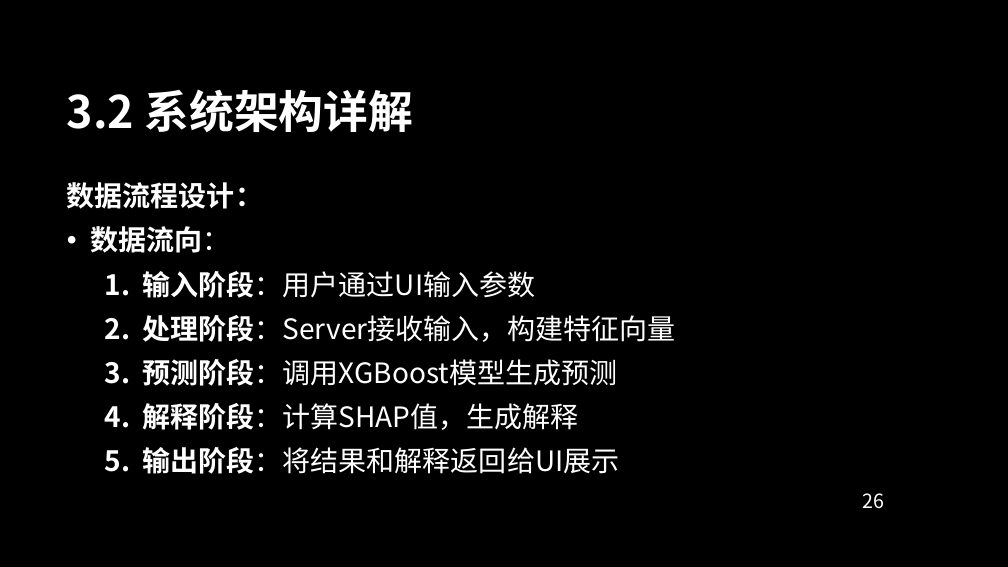
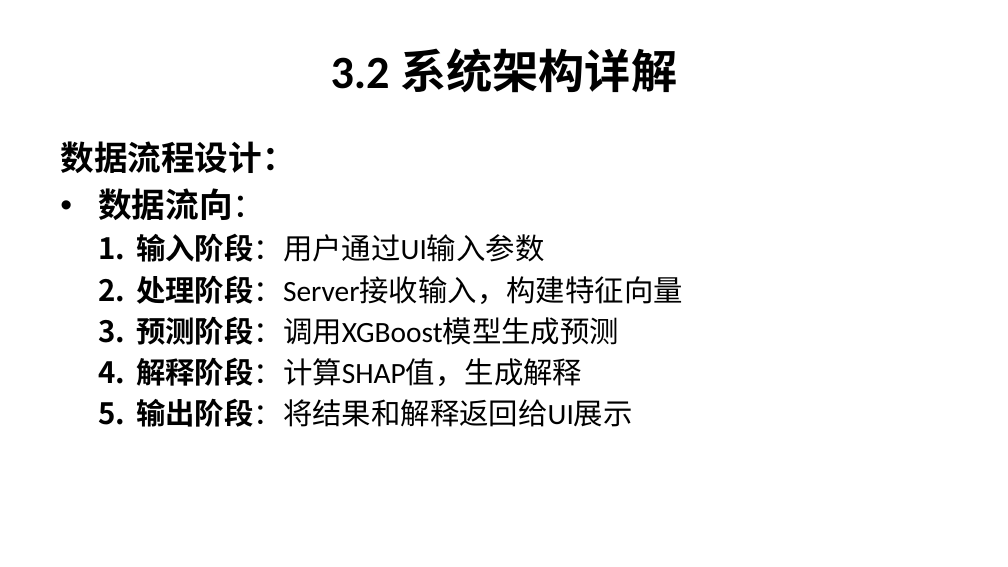
Before and after one commit to Kiriny1999/analysis-ic-model, a slide deck: slide 26 of shiny_app_documentation.pptx. Drawn at 1008x567 pixels with LibreOffice and Linux fonts; fonts in the diff are those of the drawing; background and template pictures are left out. Boxes give left, top, right and bottom in pixels: in the first picture for what was removed or moved away, otherwise in the second. Text is boxed around its words. In the diff, an @@ line names an element or a change of style, - is before the commit and + after.

```diff
--- a/shiny_app_documentation.pptx
+++ b/shiny_app_documentation.pptx
@@ background picture (left out) to #FFFFFF @@
@@ title "3.2 系统架构详解" moved from (x1=67, y1=89, x2=413, y2=132) to (x1=331, y1=48, x2=677, y2=93) @@
@@ title "3.2 系统架构详解" at (x1=331, y1=48, x2=677, y2=93): size 32 to 33 pt, font Noto Sans CJK SC to Calibri, text colour #FFFFFF to #000000; alignment left to centre @@
@@ text "数据流程设计：" moved from (x1=67, y1=182, x2=676, y2=474) to (x1=60, y1=141, x2=683, y2=427) @@
@@ text "数据流程设计：" at (x1=60, y1=141, x2=683, y2=427): size 20 to 24 pt in "数据流程设计：", "数据流向："; font Noto Sans CJK SC to Calibri, text colour #FFFFFF to #000000; size 20 to 21 pt in "输入阶段：用户通过UI输入参数", "处理阶段：Server接收输入，构建特征向量", "预测阶段：调用XGBoost模型生成预测", "解释阶段：计算SHAP值，生成解释" and 1 more places; less space between paragraphs; indent changed; vertical alignment middle to top @@
@@ page number removed at (x1=862, y1=493, x2=884, y2=509) @@
-26
```
Also in this commit, not shown: 55 other slides changed.
